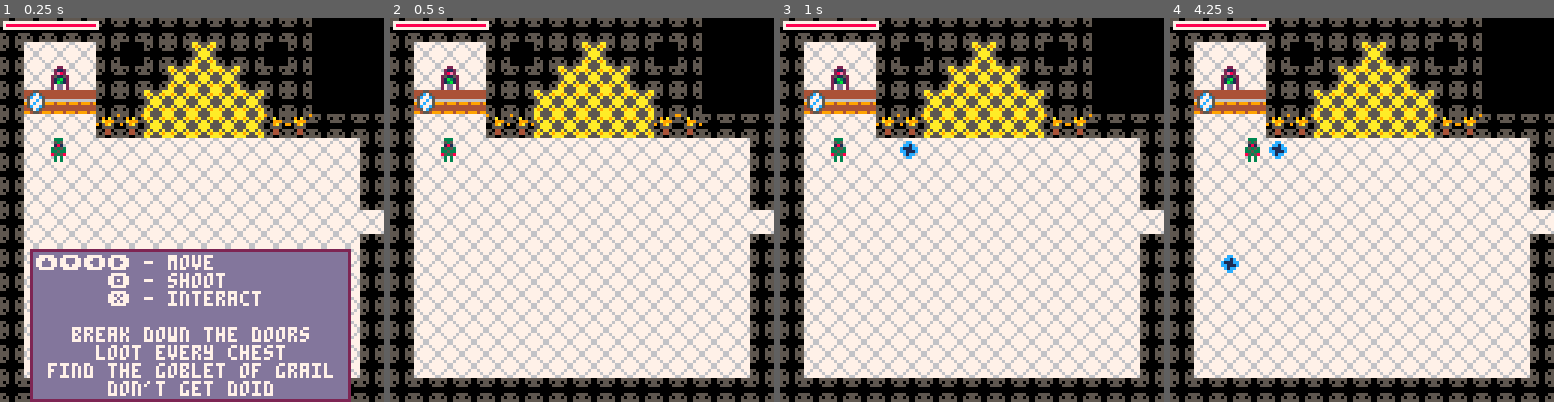
Above: before the commit, frames 1-4 (left to right).
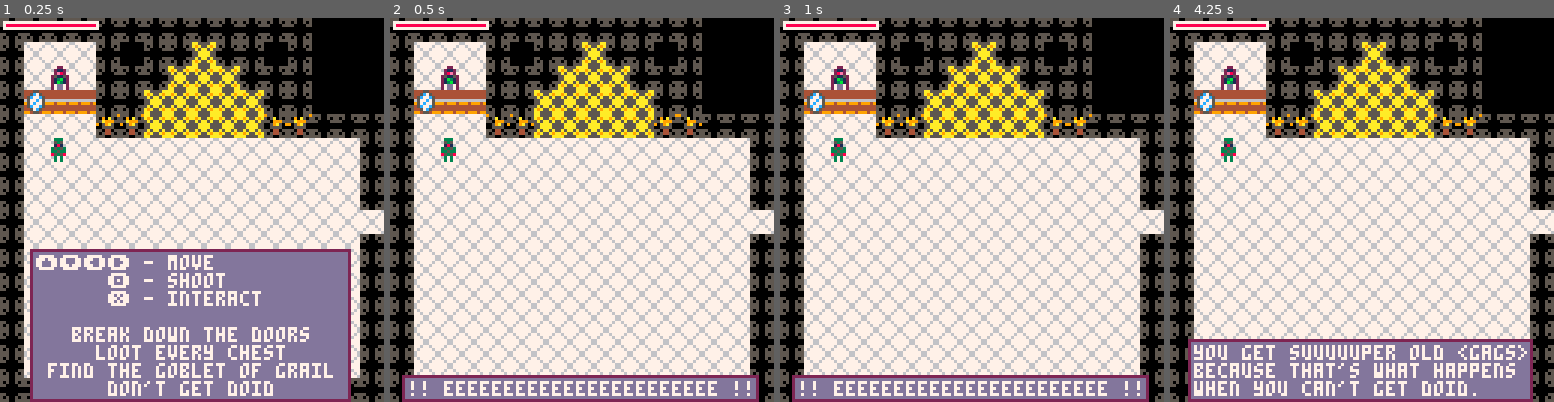
Above: after the commit, the same moments.

Repository: rledford/pico-door
Game: PICO-8 cartridge door.p8
Same seed, same stepped clock (60 frames per second), same inputs: the game is played once before the commit and once after it.
Inputs:
- Up to frame 1 (0.25 s): no input
- Up to frame 2 (0.5 s): tap X (X key) at 0.33 s
- Up to frame 3 (1 s): tap O (Z key) at 0.7 s
- Up to frame 4 (4.25 s): tap X (X key) at 1.07, 1.85, 2.97, 4.08 s; hold Right 1.6-2.1 s; tap O (Z key) every 0.4 s from 1.7 to 4.1 s; hold Up 2.15-2.42 s; hold Right 2.47-3.03 s; hold Left 3.08-3.58 s; hold Down 3.63-3.97 s; hold Right from 4.02 s (still down)

Frame 1 is identical in both runs. In frame 2, 6.5% of the frame differs, in the area x 3-97%, y 92-100%; in frame 3, 6.7%; in frame 4, 13%, in the area x 4-95%, y 31-100%.

Commit message:
Add initial ending dialog.

Diff:
--- a/door.p8
+++ b/door.p8
@@ -222,7 +222,7 @@
 		" find the goblet of grail ",
 		"      don't get doid      ",
 	}, 750)
-	-- goto_boss_room()
+	start_win_sequence()
 end
 
 function calculate_stat_totals_from_map()
@@ -301,12 +301,7 @@
 		obj.move()
 	end)
 	update_particles()
-	if toast_msg_window != nil then
-		toast_msg_window.update(toast_msg_window)
-	elseif count(toast_msg_queue) > 0 then
-		toast_msg_window = toast_msg_queue[1]
-		del(toast_msg_queue, toast_msg_window)
-	end
+	update_toasts()
 	if not is_all_powerful then
 		is_all_powerful = chests_looted == total_chests
 		if is_all_powerful and not has_shown_is_all_powerful_msg then
@@ -1694,6 +1689,15 @@
 	if obj.hurt_duration_timer <= 0 then
 		obj.is_hurt = false
 		obj.collidable = true
+	end
+end
+
+function update_toasts()
+	if toast_msg_window != nil then
+		toast_msg_window.update(toast_msg_window)
+	elseif count(toast_msg_queue) > 0 then
+		toast_msg_window = toast_msg_queue[1]
+		del(toast_msg_queue, toast_msg_window)
 	end
 end
 
@@ -2180,6 +2184,53 @@
 	end
 }
 
+-- win --
+---------
+
+function start_win_sequence()
+	show_toast_message({
+		"!! eeeeeeeeeeeeeeeeeeeeeee !!"
+	})
+	show_toast_message({
+		"penetant one! i mean...",
+		"",
+		"all powerful one!",
+	})
+	show_toast_message({
+		"the goblet of grail is",
+		"not what it seems <panting>"
+	})
+	show_toast_message({
+		"it makes you immortal but...",
+		"life becomes a never-ending",
+		"grind full of neck problems.",
+	})
+	show_toast_message({
+		"you get suuuuuper old <gags>",
+		"because that's what happens",
+		"when you can't get doid."
+	})
+	show_toast_message({
+		"destroy the grail or...",
+		"<sighs>",
+		"take it knowing it's probably",
+		"a bad idea.",
+	})
+	update_fn = win_update
+end
+
+function win_update()
+	foreach(objects,function(obj)
+		if obj ~= player and obj.type.update~=nil then
+			obj.type.update(obj)
+		end
+	end)
+	update_toasts()
+	if count(toast_msg_queue) == 0 then
+		update_fn = game_update
+	end
+end
+
 -- utils --
 -----------
 
